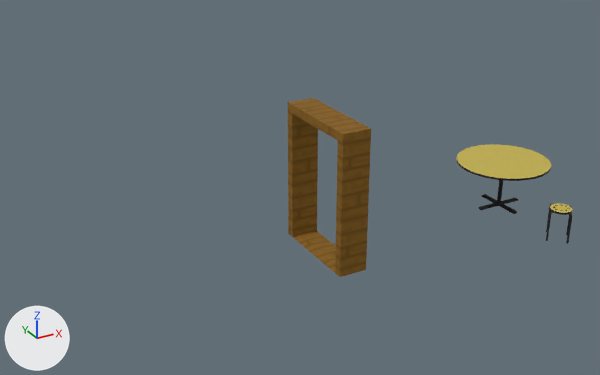
What one commit did to the Blender file Assets/World/C10L1/raw/C10L1_Props.blend.
Camera for both pictures: a 50 mm camera at (-8.43, -14.13, 8.75) aimed at (0.3, 1.73, 0.82). The axes (+X, +Y, +Z) are drawn at lower left. The lights are the same throughout.

Names of what the first picture shows: 'Liminal_Doorway', 'Liminal_Table_Head'.
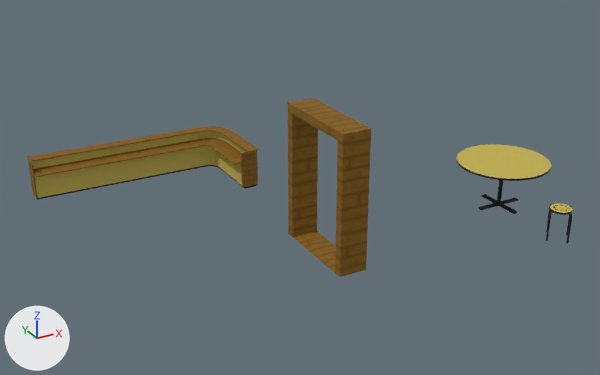
The change, as JSON lines over the scene's bpy script:
```json
{"op": "add", "block": "me_plane_001", "code": ["me_plane_001 = bpy.data.meshes.new('Plane.001')", "me_plane_001.from_pydata(...)  # 258 vertices, 272 faces, 2 loose edges; spans x -5.03..0.32, y -0.03..2.33, z 0.0..1.03", "me_plane_001.polygons.foreach_set('use_smooth', [True] * 272)", "# faces by material slot: [193, 46, 33]", "me_plane_001.materials.append(mat_uv_wood)", "me_plane_001.materials.append(mat_uv_plastic_dark)", "me_plane_001.materials.append(mat_uv_plastic_colored)"]}
{"op": "add", "block": "ob_liminal_frontdesk", "code": ["ob_liminal_frontdesk = bpy.data.objects.new('Liminal_FrontDesk', me_plane_001)", "ob_liminal_frontdesk.location = (0.0, 4.0, 0.0)"]}
```

Pixel boxes [x1, y1, x2, y2] of what changed, in the pictures (600 x 375 px):
```json
{"object": "Liminal_FrontDesk", "change": "added", "after": [27, 126, 259, 200], "faces in mat_uv_plastic_colored": [32, 131, 246, 198], "faces in mat_uv_wood": [27, 126, 259, 199], "faces in mat_uv_plastic_dark": [37, 165, 257, 200]}
```
